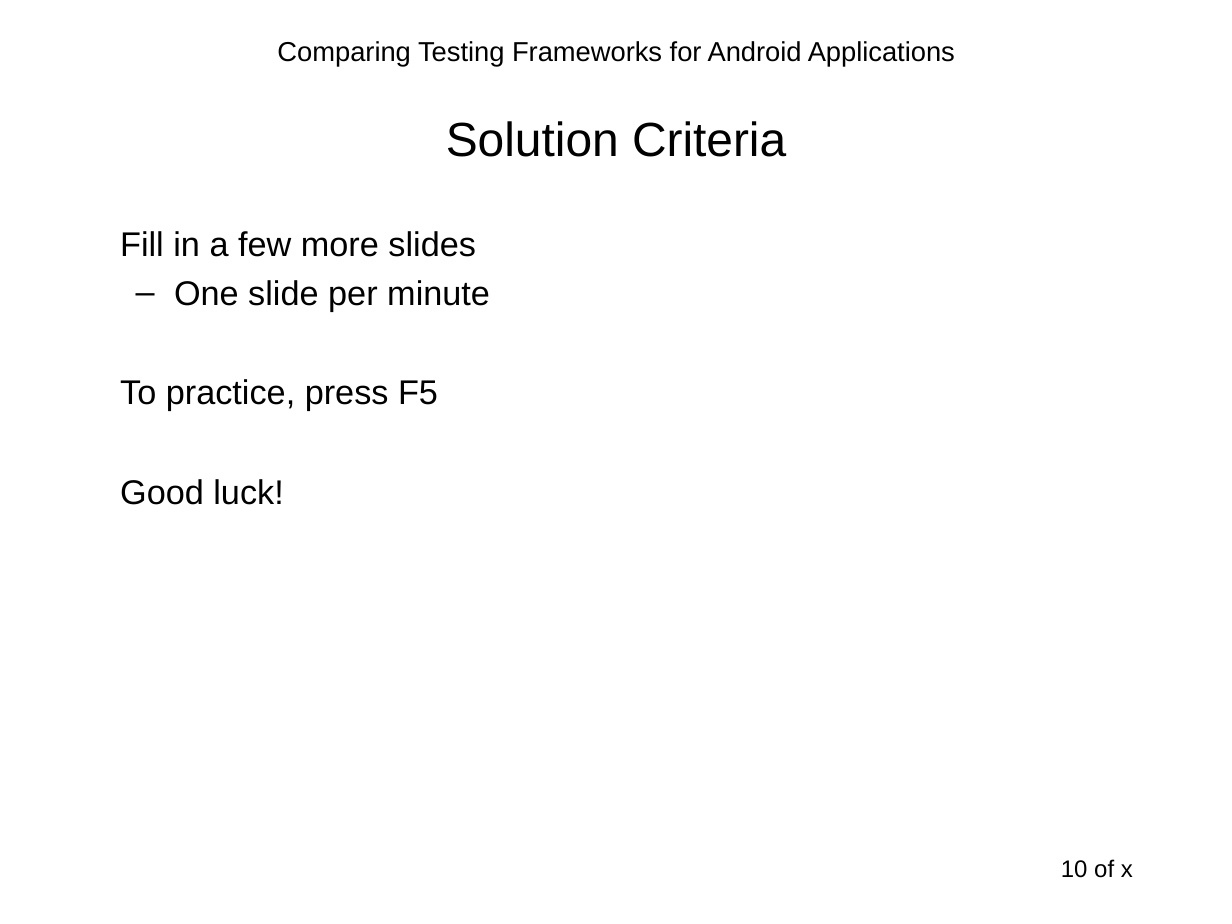
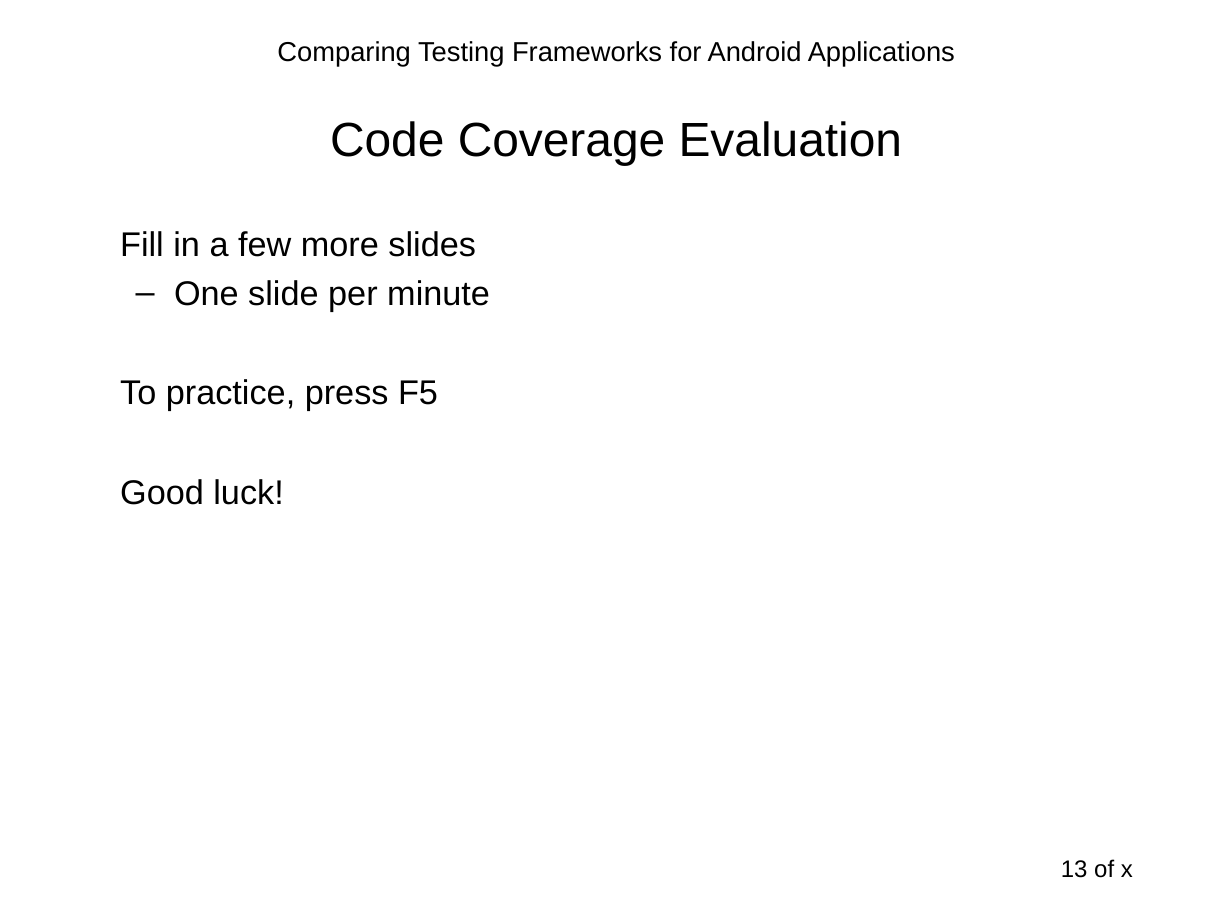
Before and after one commit to sahiljain/tpm, a slide deck: slide 13 of s44jain_tpm.ppt (slide 10 before the commit). Drawn at 1232x924 pixels with LibreOffice and Linux fonts; fonts in the diff are those of the drawing. Boxes give left, top, right and bottom in pixels: in the first picture for what was removed or moved away, otherwise in the second. Text is boxed around its words. In the diff, an @@ line names an element or a change of style, - is before the commit and + after.

Commit message:
more updates

```diff
--- a/s44jain_tpm.ppt
+++ b/s44jain_tpm.ppt
@@ title at [330, 121, 903, 165]: text changed @@
-Solution Criteria
+Code Coverage Evaluation
@@ page number at [1061, 859, 1133, 878]: text changed @@
-10 of x
+13 of x
```
Also in this commit, not shown: 7 other slides changed, 4 slides added, 1 slide removed.
